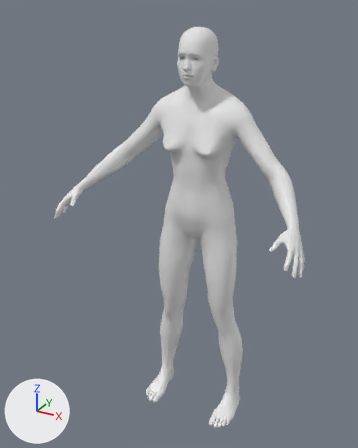
One commit to the glTF model game/assets/humans/half_giant_female_elder.glb: the scene before it, then after it.
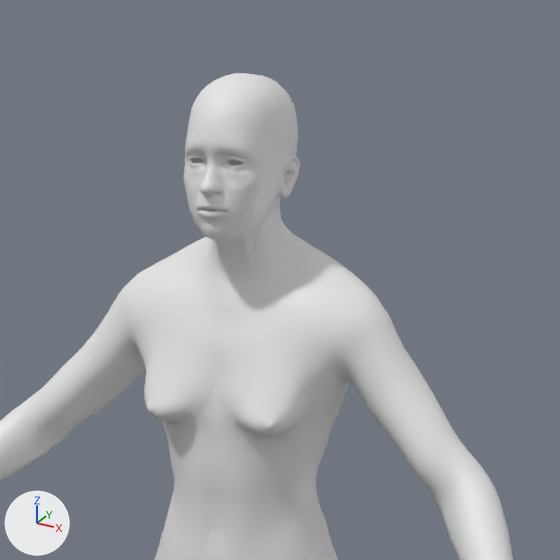
Each version appears first whole from a 50 mm lens placed at (1.162, -2.402, 2.406), pointed at (-0.062, -0.176, 1.293), and next in a close-up on the part from 31% to 87% of the width and 0% to 45% of the height. Every picture has the same lights, and +X, +Y and +Z are marked at lower left. The first two pictures are the older version. Materials are left out; every surface is plain grey. Vertices at exactly the same position are counted once.

Names of what the first close-up shows: 'Body'.
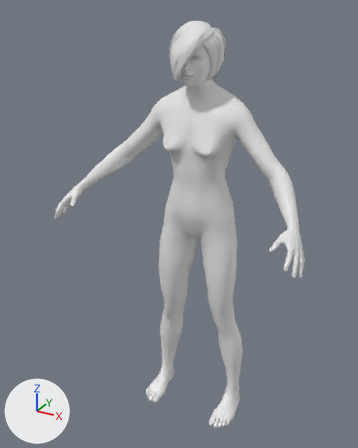
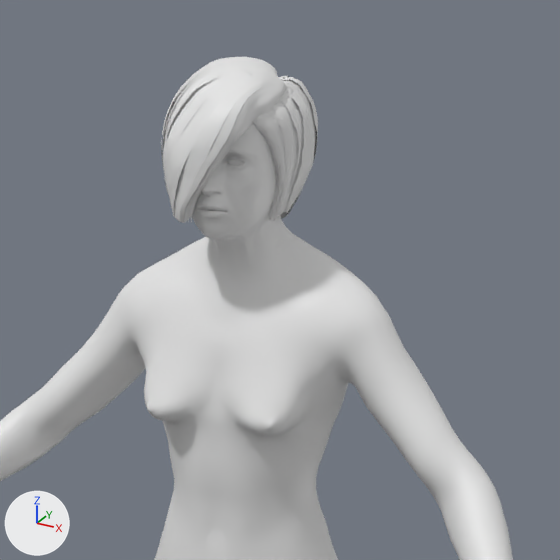
Pixel boxes [x1, y1, x2, y2] of what changed, in the close-ups (560 x 560 px):
```json
{"object": "Body", "change": "reshaped", "before": [0, 73, 513, 560], "after": [0, 57, 513, 560]}
{"part": 1, "of": "me_mesh_0", "change": "added", "after": [161, 57, 318, 223]}
```

Scene script edits in JSON lines:
```json
{"block": "me_mesh_0", "where": "# used by ob_body; location = (0.0, 0.0, 0.0)"}
{"op": "remove", "block": "me_mesh_0", "code": "me_mesh_0.from_pydata(...)  # 13380 vertices, 26756 faces; spans x -0.71..0.71, y -0.52..0.11, z 0.0..2.32"}
{"op": "add", "block": "me_mesh_0", "code": "me_mesh_0.from_pydata(...)  # 18829 vertices, 35669 faces; spans x -0.71..0.71, y -0.52..0.11, z 0.0..2.34"}
{"block": "me_mesh_0", "change": "me_mesh_0 part 1: 5449 vertices added at x -0.14..0.12, y -0.25..0.07, z 2.04..2.34"}
```
